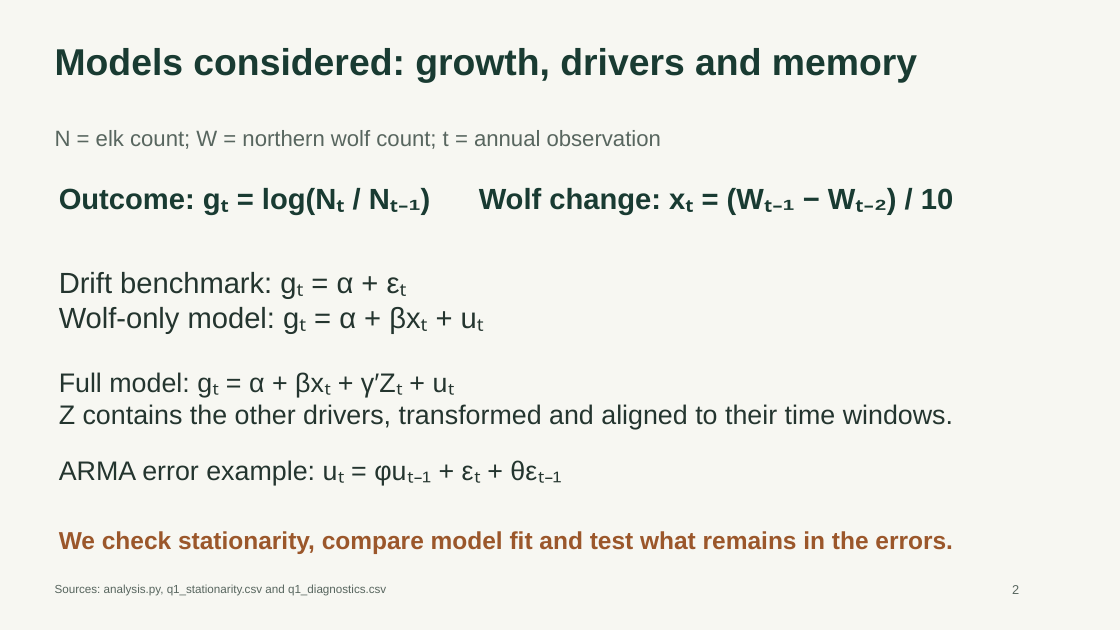
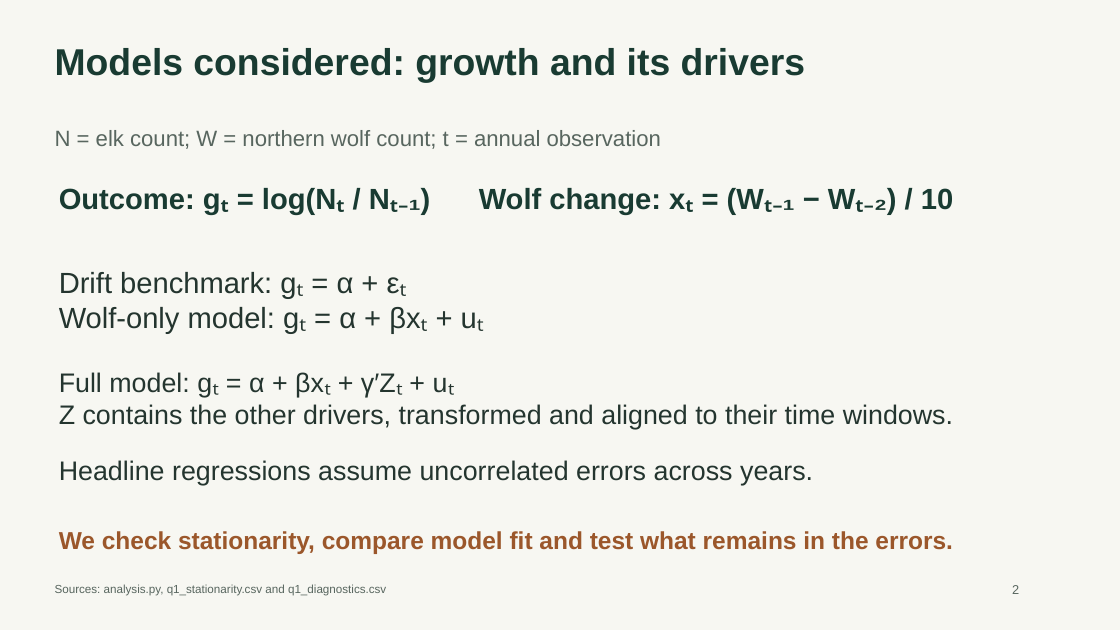
Before and after one commit to green-turtle18/yellowstone-tsa, a slide deck: slide 3 of 05_synthesis/final_presentation/Yellowstone_TSA_Combined.pptx. Drawn at 1120x630 pixels with LibreOffice and Linux fonts; fonts in the diff are those of the drawing. Boxes give left, top, right and bottom in pixels: in the first picture for what was removed or moved away, otherwise in the second. Text is boxed around its words. In the diff, an @@ line names an element or a change of style, - is before the commit and + after.

```diff
--- a/05_synthesis/final_presentation/Yellowstone_TSA_Combined.pptx
+++ b/05_synthesis/final_presentation/Yellowstone_TSA_Combined.pptx
@@ text at bbox=[55, 48, 805, 82]: text changed @@
-Models considered: growth, drivers and memory
+Models considered: growth and its drivers
@@ text at bbox=[59, 460, 813, 485]: text changed @@
-ARMA error example: uₜ = φuₜ₋₁ + εₜ + θεₜ₋₁
+Headline regressions assume uncorrelated errors across years.
```
Also in this commit, not shown: 17 other slides changed, 4 other files.
